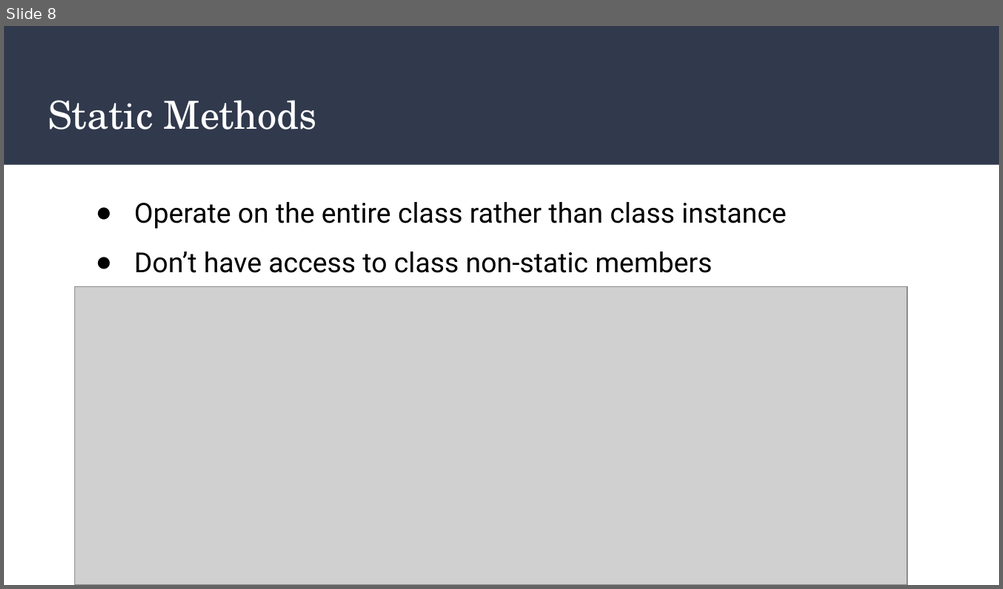
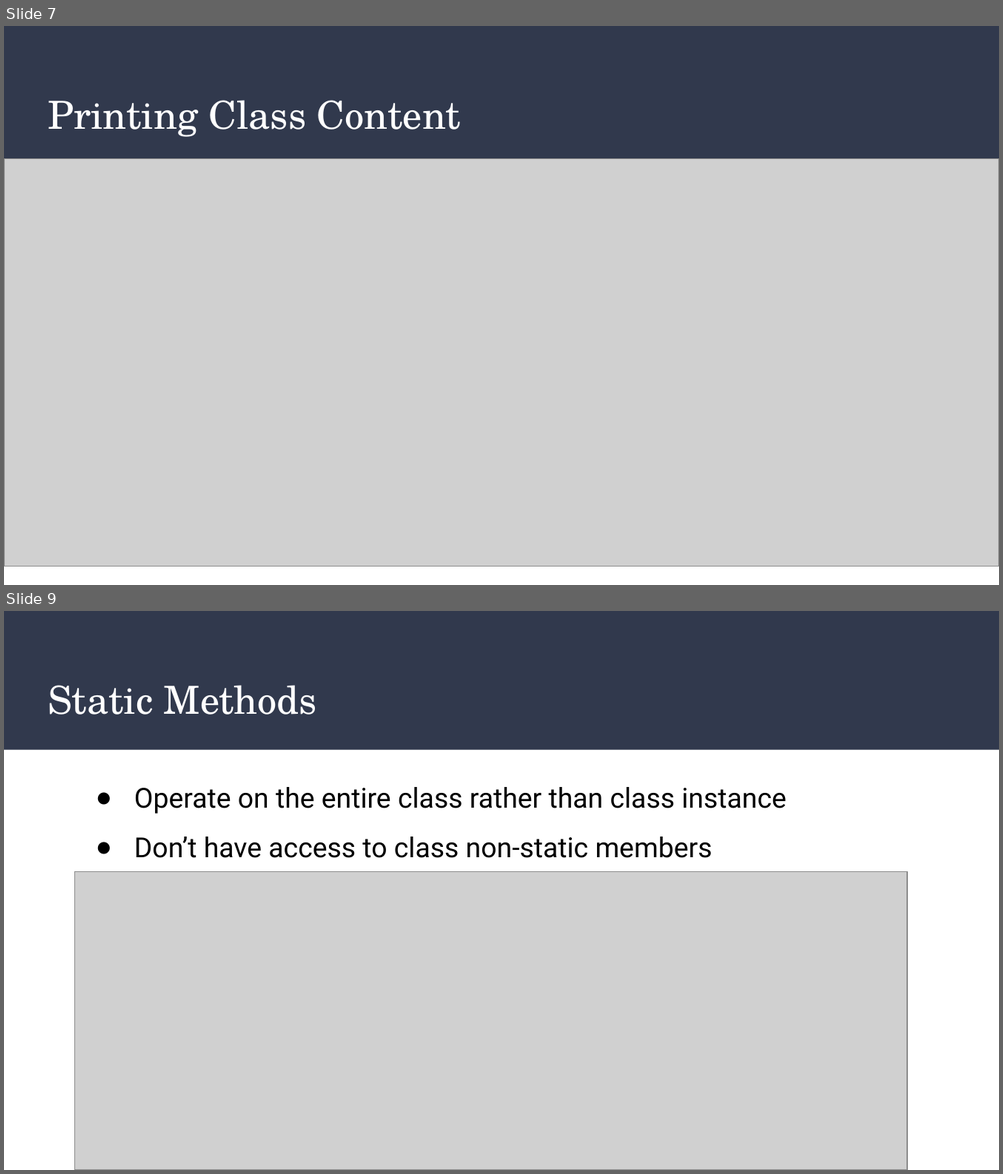
Before and after one commit to shpolina/CodeLouisville, a slide deck: Objects/Objects.pptx. Shown one above the other, each under a label of ours: slide 8 before the commit, slides 7 and 9 after it; the slides between them are not shown. The pictures are 1003x589 and 1003x1174 pixels, drawn with LibreOffice and Linux fonts; fonts in the diff are those of the drawing; grey boxes stand for pictures. Boxes give left, top, right and bottom in pixels: in the first picture for what was removed or moved away, otherwise in the second. Text is boxed around its words. In the diff, an @@ line names an element or a change of style, - is before the commit and + after.

```diff
--- a/Objects/Objects.pptx
+++ b/Objects/Objects.pptx
@@ slide 7 added at [4, 26, 999, 585], background #FFFFFF; not listed: 1 template element that a slide beside it also shows @@
@@ title added at [48, 100, 461, 137], 28 pt, text #FFFFFF @@
+Printing Class Content
@@ picture added at [4, 158, 999, 566] @@
@@ what was slide 8 is now slide 9 @@
```
Also in this commit, not shown: 1 slide changed.
